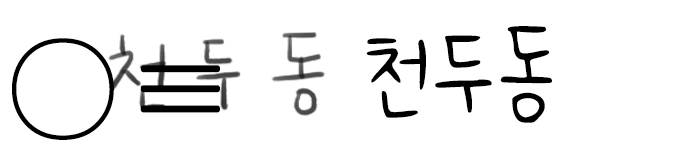
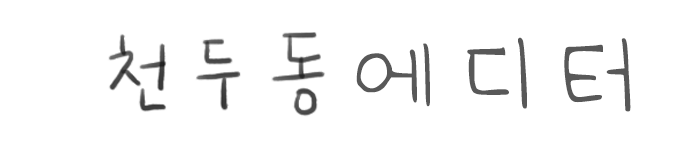
Layer changes from the first w=700, h=150 image to the second:
added layer "에디터" (80%) above "○≡" over bbox(356, 37, 631, 112)
hid "○≡" over bbox(12, 38, 220, 140)
hid "천두동" (1st of 5) over bbox(366, 26, 552, 123)
